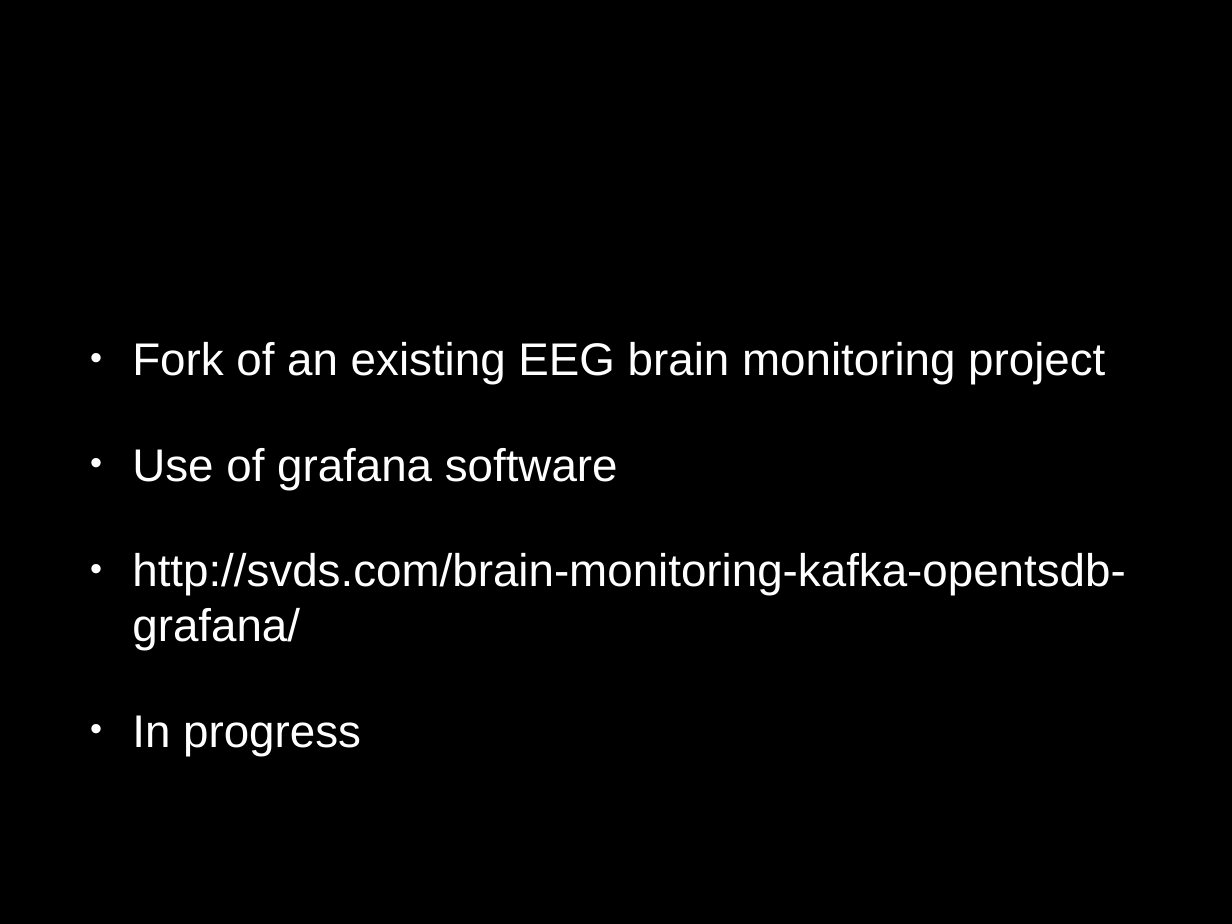
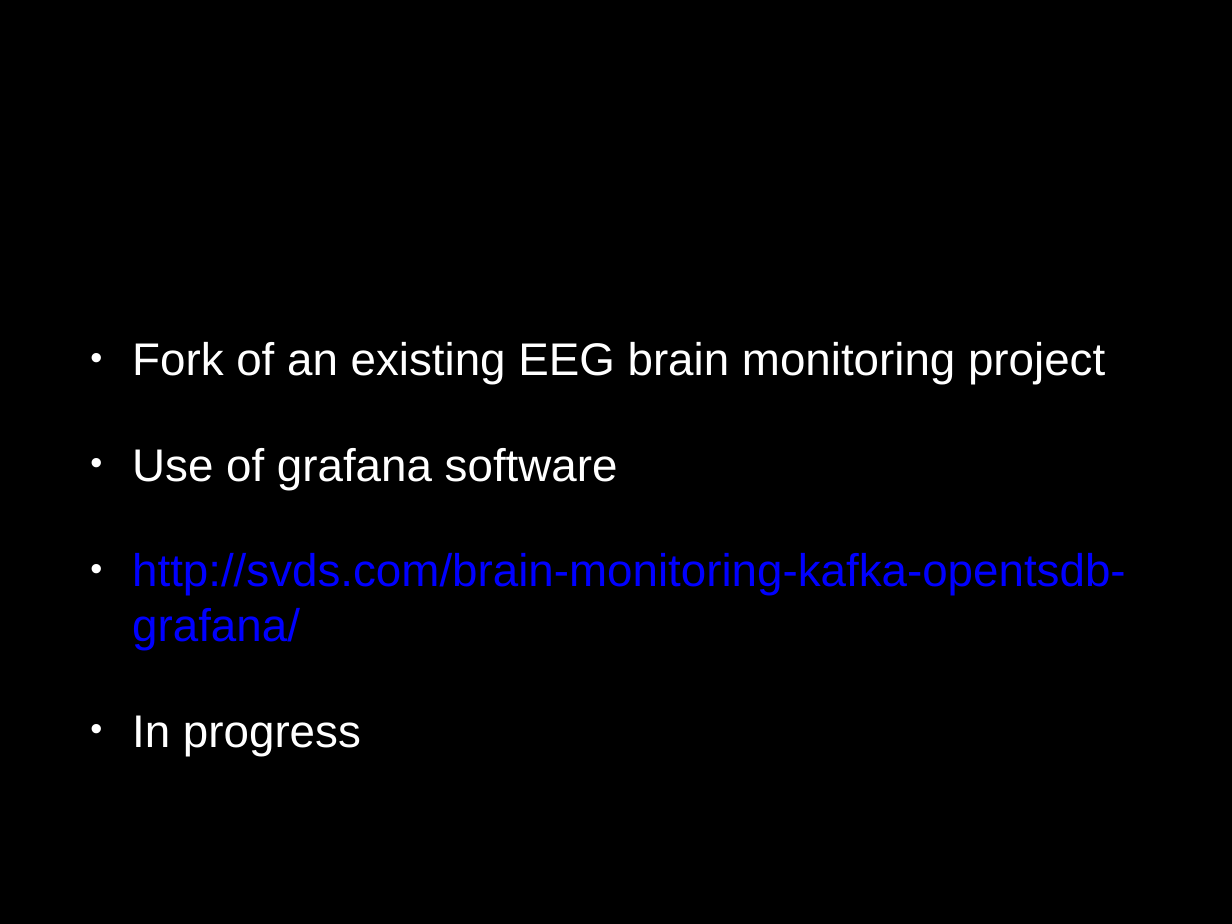
Before and after one commit to HackTheBrain/brain-cloud-Paris, a slide deck: slide 7 of PP-HacktheBrainParis.ppt. Drawn at 1232x924 pixels with LibreOffice and Linux fonts; fonts in the diff are those of the drawing. Boxes give left, top, right and bottom in pixels: in the first picture for what was removed or moved away, otherwise in the second. Text is boxed around its words. In the diff, an @@ line names an element or a change of style, - is before the commit and + after.

```diff
--- a/PP-HacktheBrainParis.ppt
+++ b/PP-HacktheBrainParis.ppt
@@ text "Fork of an existing EEG ..." at bbox=[132, 342, 1125, 756]: text colour #FFFFFF to #0000FF in "http://svds.com/brain-monitoring-kafka-opentsdb-grafana/"; indent changed @@
```
Also in this commit, not shown: 7 other slides changed.
